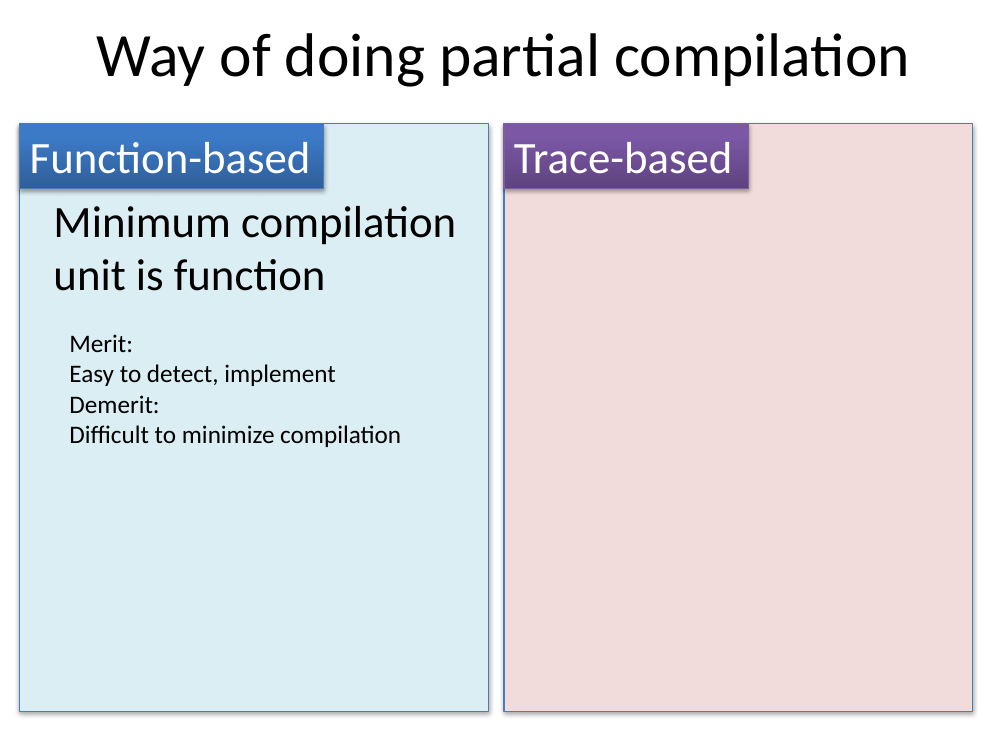
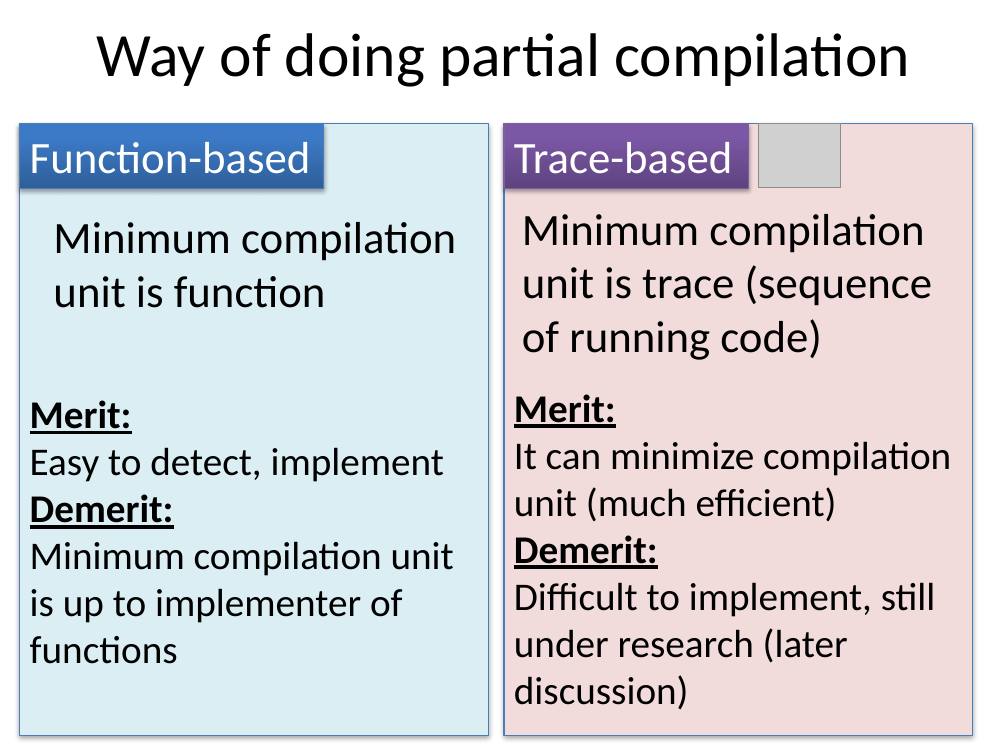
Before and after one commit to ryotaro/pyconjp2012slide, a slide deck: slide 24 of master/Fundamental Technologies Used in PyPy JIT Compiler.pptx. Drawn at 1008x756 pixels with LibreOffice and Linux fonts; fonts in the diff are those of the drawing; grey boxes stand for pictures. Boxes give left, top, right and bottom in pixels: in the first picture for what was removed or moved away, otherwise in the second. Text is boxed around its words. In the diff, an @@ line names an element or a change of style, - is before the commit and + after.

```diff
--- a/master/Fundamental Technologies Used in PyPy JIT Compiler.pptx
+++ b/master/Fundamental Technologies Used in PyPy JIT Compiler.pptx
@@ rectangle: place and size @@
-rectangle at (20,124,489,712)
+rectangle at (20,124,489,735)
@@ rectangle: place and size @@
-rectangle at (504,124,973,712)
+rectangle at (504,124,973,735)
@@ picture added at (758,124,841,187) @@
@@ text "Minimum compilation": place and size @@
-text "Minimum compilation" at (53,206,456,291)
+text "Minimum compilation" at (53,222,456,308)
@@ text added at (522,214,932,360), 32 pt, text #000000 @@
+Minimum compilation unit is trace (sequence of running code)
@@ text "Merit:": place and size @@
-text "Merit:" at (69,334,401,447)
+text "Merit:" at (30,400,454,664)
@@ text at (30,400,444,529): size 18 to 28 pt in "Merit:", "Easy to detect, implement", "Demerit:"; bold on, underline on in "Merit:", "Demerit:" @@
@@ text added at (514,394,951,710), 28 pt, text #000000 @@
+Merit:
+It can minimize compilation unit (much efficient)
+Demerit:
+Difficult to implement, still under research (later discussion)
@@ text at (30,541,454,664): text changed; size 18 to 28 pt @@
-Difficult to minimize compilation
+Minimum compilation unit is up to implementer of functions
```
Also in this commit, not shown: 1 other slide changed, 2 slides added, 1 slide removed.
